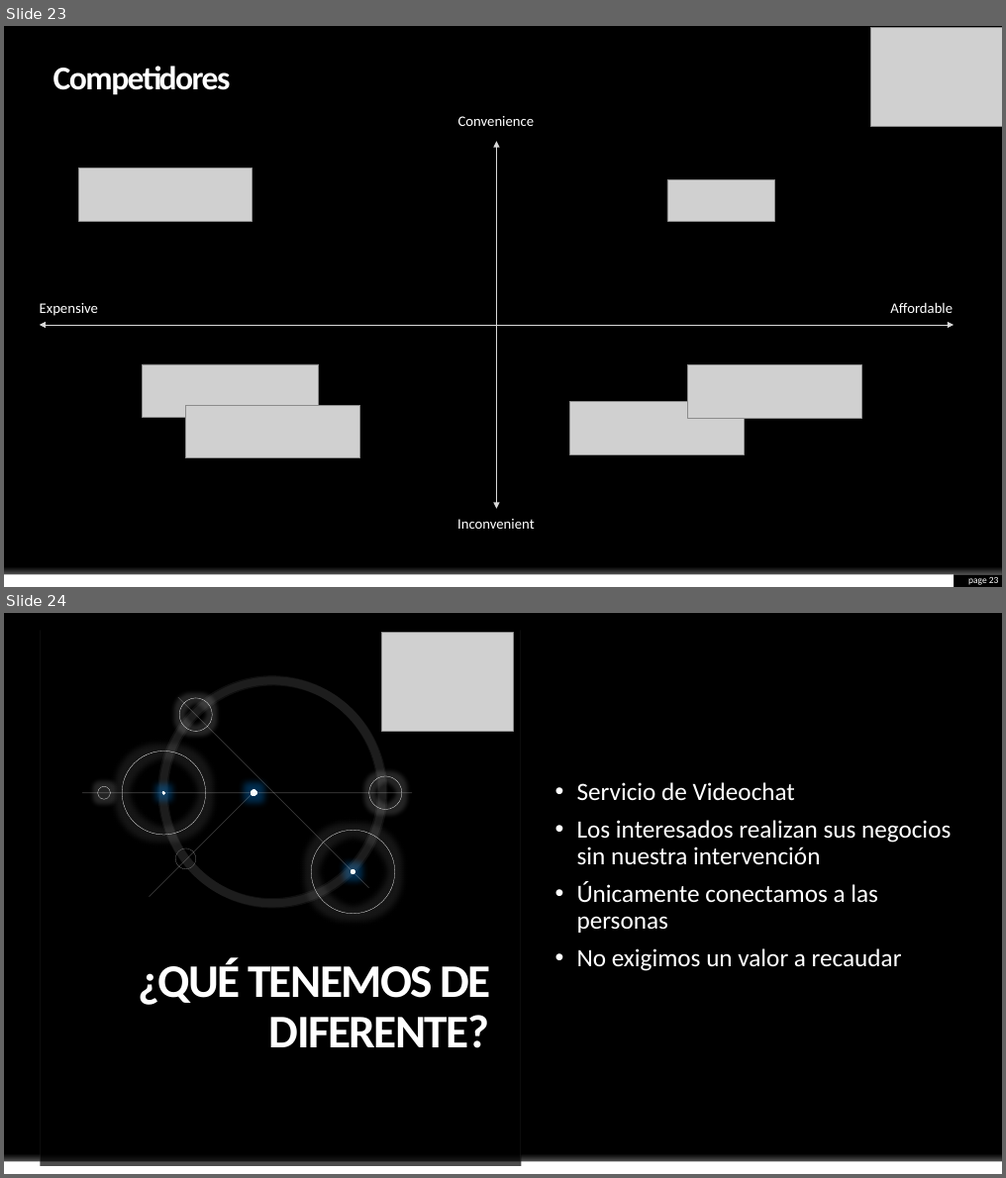
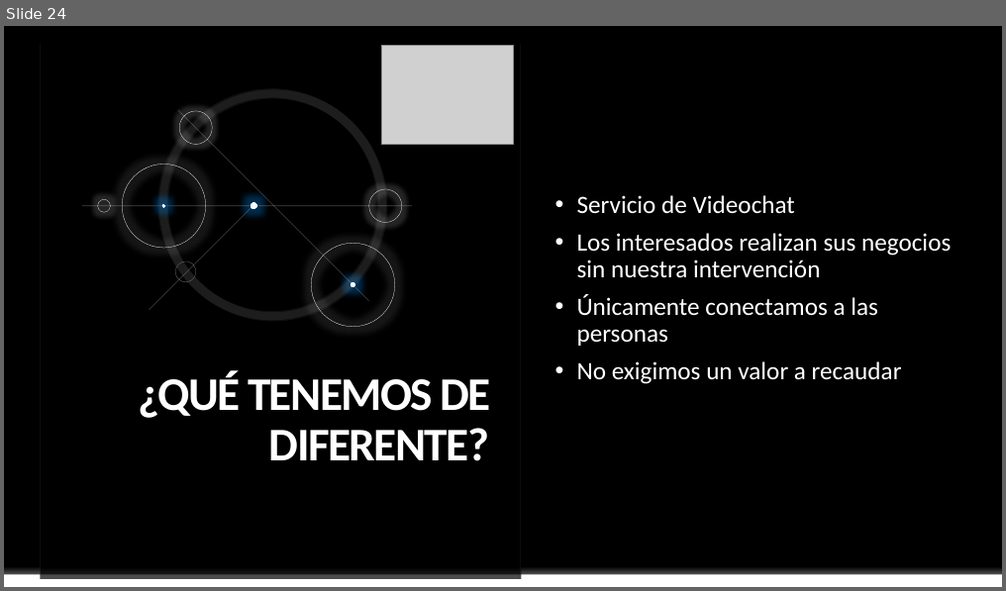
Before and after one commit to KevinHern/ingsoft, a slide deck: Docs/Presentacion_Final/final.pptx. Shown one above the other, each under a label of ours: slides 23 and 24 before the commit, slide 24 after it. The pictures are 1006x1178 and 1006x591 pixels, drawn with LibreOffice and Linux fonts; fonts in the diff are those of the drawing; grey boxes stand for pictures; background and template pictures are left out. Boxes give left, top, right and bottom in pixels: in the first picture for what was removed or moved away, otherwise in the second. Text is boxed around its words. In the diff, an @@ line names an element or a change of style, - is before the commit and + after.

Commit message:
Competidores

```diff
--- a/Docs/Presentacion_Final/final.pptx
+++ b/Docs/Presentacion_Final/final.pptx
@@ slide 23 removed at [4, 26, 1002, 587], background #000000; not listed: 1 template element that a slide beside it also shows @@
@@ picture removed at [871, 28, 1002, 127] @@
@@ title removed at [54, 66, 231, 95] @@
-Competidores
@@ text removed at [458, 116, 535, 126] @@
-Convenience
@@ double arrow removed from (497, 141) to (497, 509) @@
@@ picture removed at [78, 169, 252, 221] @@
@@ picture removed at [667, 180, 774, 221] @@
@@ text removed at [40, 303, 98, 316] @@
-Expensive
@@ text removed at [890, 302, 952, 313] @@
-Affordable
@@ double arrow removed from (954, 325) to (40, 325) @@
@@ picture removed at [142, 365, 319, 417] @@
@@ picture removed at [687, 366, 862, 418] @@
@@ picture removed at [185, 405, 359, 459] @@
@@ picture removed at [570, 402, 746, 455] @@
@@ text removed at [457, 519, 535, 529] @@
-Inconvenient
@@ rectangle removed at [4, 574, 954, 587] @@
@@ page number removed at [968, 577, 999, 585] @@
-page 23
```
Also in this commit, not shown: 1 slide changed, 1 slide added.
